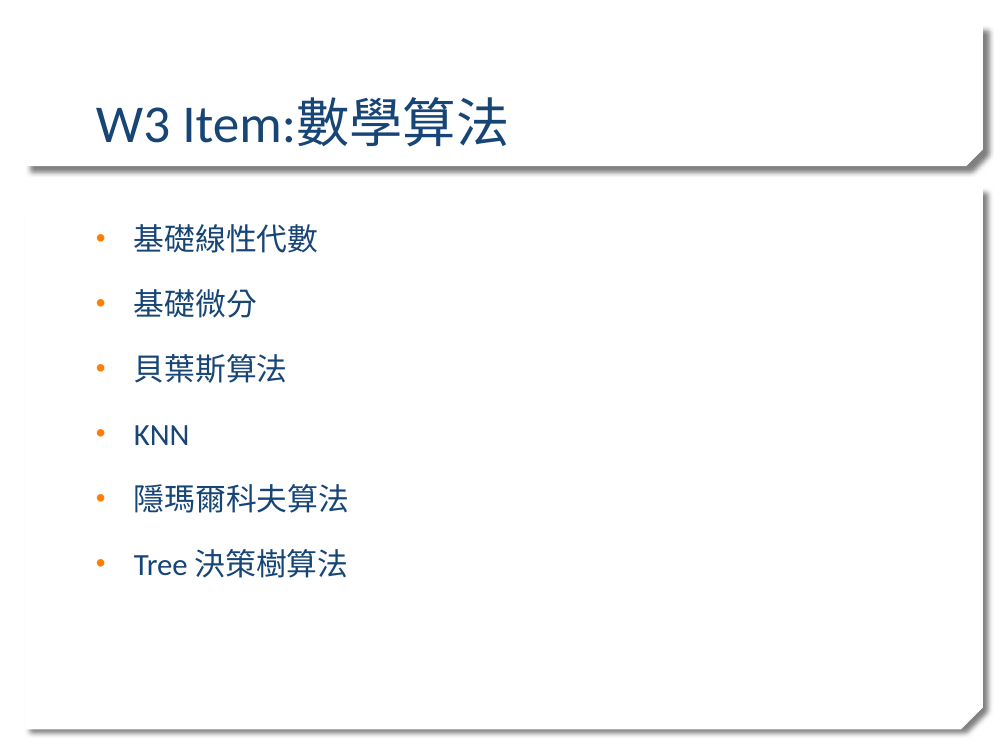
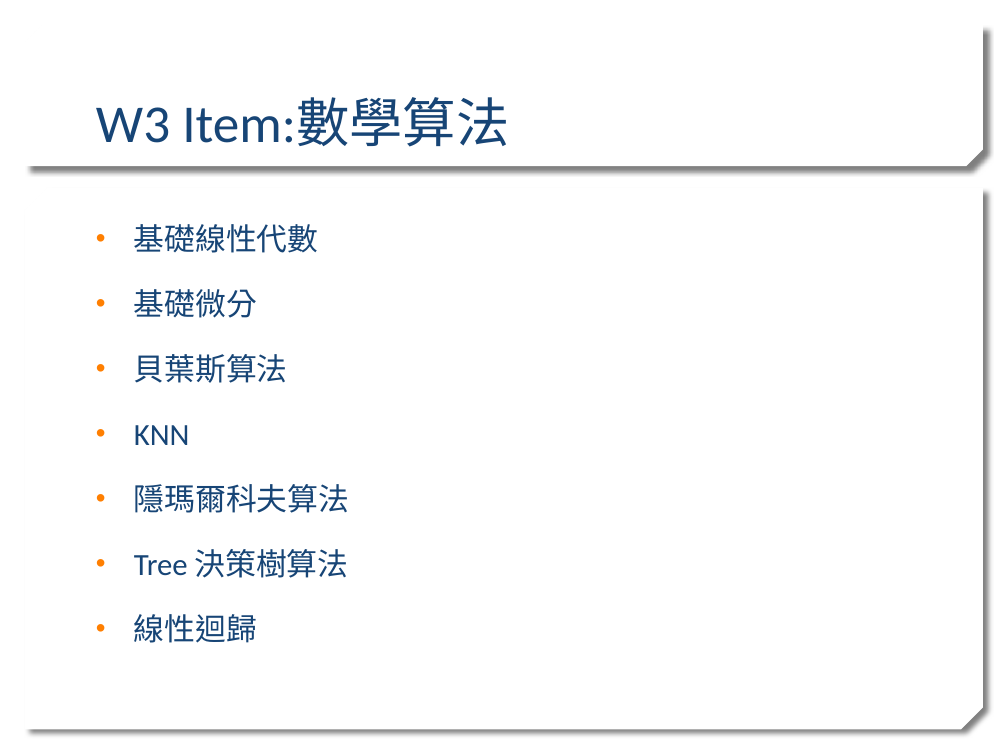
Before and after one commit to stereo720712/2020_Learn_practice_Machine_Learning, a slide deck: slide 6 of ml traing sean_detail.pptx. Drawn at 1008x756 pixels with LibreOffice and Linux fonts; fonts in the diff are those of the drawing; background and template pictures are left out. Boxes give left, top, right and bottom in pixels: in the first picture for what was removed or moved away, otherwise in the second. Text is boxed around its words. In the diff, an @@ line names an element or a change of style, - is before the commit and + after.

```diff
--- a/ml traing sean_detail.pptx
+++ b/ml traing sean_detail.pptx
@@ text at [134, 614, 257, 643]: paragraph added @@
+• 線性迴歸
```
Also in this commit, not shown: 1 other slide changed, 9 slides added, 5 other files.
